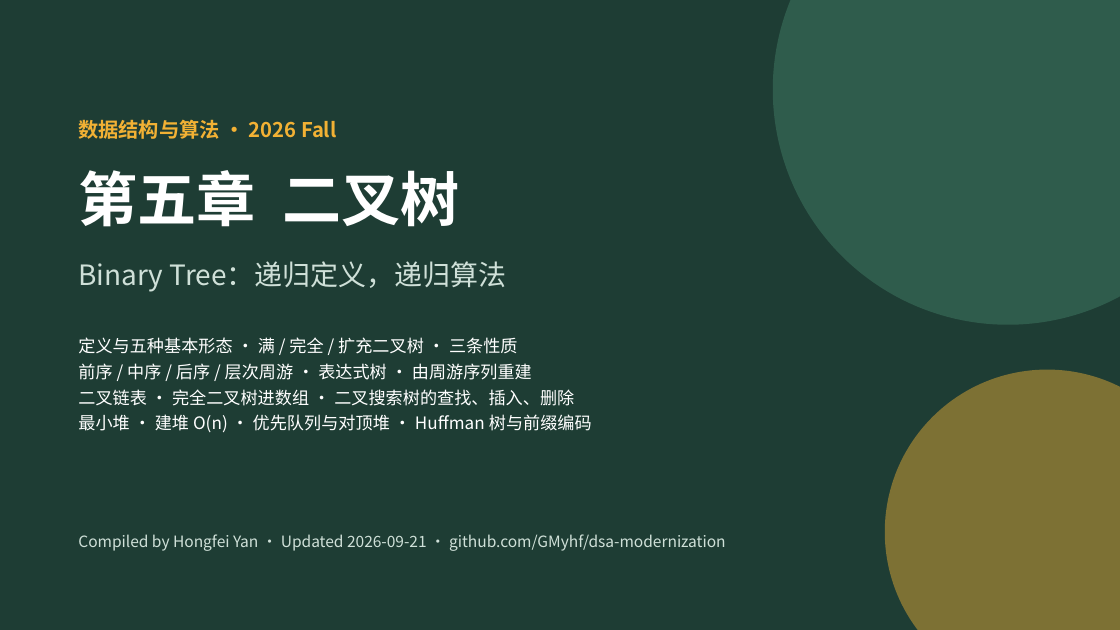
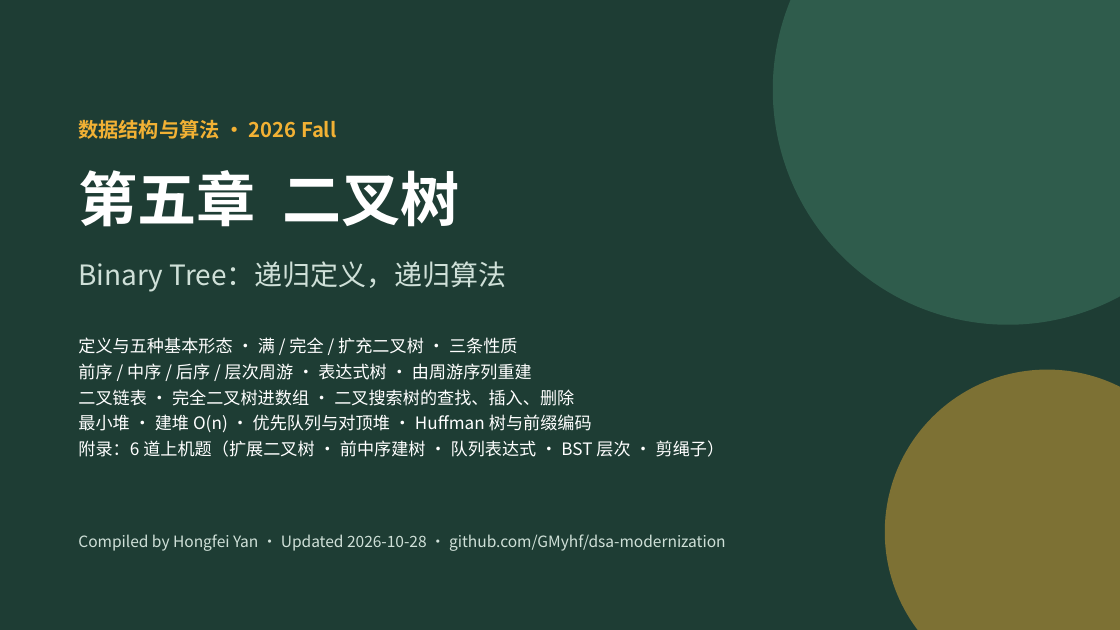
Before and after one commit to GMyhf/2026fall-cs201, a slide deck: slide 1 of courseware/202609_DSA_05_Binary_Tree.pptx. Drawn at 1120x630 pixels with LibreOffice and Linux fonts; fonts in the diff are those of the drawing. Boxes give left, top, right and bottom in pixels: in the first picture for what was removed or moved away, otherwise in the second. Text is boxed around its words. In the diff, an @@ line names an element or a change of style, - is before the commit and + after.

```diff
--- a/courseware/202609_DSA_05_Binary_Tree.pptx
+++ b/courseware/202609_DSA_05_Binary_Tree.pptx
@@ text at box(78, 440, 725, 457): paragraph added @@
+附录：6 道上机题（扩展二叉树 · 前中序建树 · 队列表达式 · BST 层次 · 剪绳子）
@@ text at box(78, 534, 726, 551): text changed @@
-Compiled by Hongfei Yan · Updated 2026-09-21 · github.com/GMyhf/dsa-modernization
+Compiled by Hongfei Yan · Updated 2026-10-28 · github.com/GMyhf/dsa-modernization
```
Also in this commit, not shown: 1 other slide changed, 7 slides added, 2 other files.
